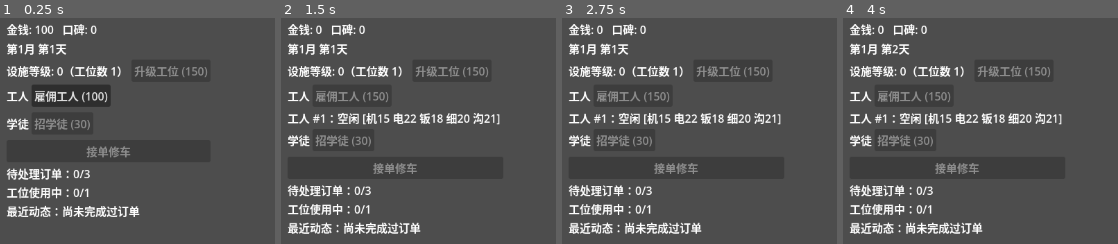
Above: before the commit, frames 1-4 (left to right).
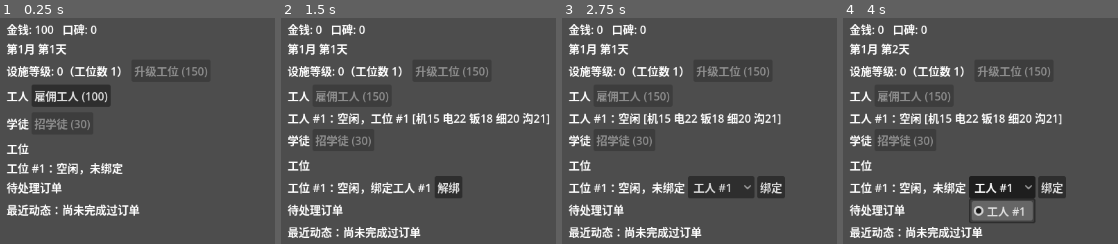
Above: after the commit, the same moments.

Repository: XinLiucc/cocos-game-project
Game: Godot game, scene res://scenes/Main.tscn
Same seed, same stepped clock (60 frames per second), same inputs: the game is played once before the commit and once after it.
Inputs (mouse positions are in pixels of both pictures, inside the frame that each line leads up to):
- Up to frame 1 (0.25 s): no input
- Up to frame 2 (1.5 s): click "雇佣工人 (100)" at 0.5 s; click (490, 187) at 1.25 s, where only the run after the commit has a clickable "绑定"
- Up to frame 3 (2.75 s): click (729, 187) at 2 s, where only the run after the commit has a clickable "解绑"
- Up to frame 4 (4 s): click (1002, 187) at 2.75 s, where only the run after the commit has a clickable "工人 #1"; tap Enter at 3.5 s; move the mouse to (outside the picture) at 3.52 s; hold D from 3.53 s (still down); tap B at 3.6 s; click (outside the picture) at 3.67 s; tap Space at 3.77 s

The runs differ from the first frame. In frame 1, 4.7% of the frame differs, in the area x 2-51%, y 55-89%; in frame 2, 7.8%; in frame 3, 7.5%; in frame 4, 10%, in the area x 2-82%, y 62-98%.

Commit message:
Make repair stations selectable entities with per-order assignment
Replace the single always-disabled repair button (which only let one
job run at a time and gave no control over which order or station)
with stations as visible, bindable entities: workers bind to a
specific station persistently (bind_worker_station/unbind_worker_station,
same pattern as mentor binding), and each pending order gets its own
row with a picker over currently-idle stations plus an assign button.
Job dicts now carry a station_id so a station's in-progress display
survives an unbind mid-job without affecting the worker's own busy
state or the job's completion payout.

Verified live via godot-mcp: bind/unbind, targeted per-order station
assignment, and (using game_time_scale to slow the clock) genuine
concurrent job execution across two stations, which was the real fix
for the "feels like only one order at a time" complaint.

Diff:
--- a/car_repair_shop/scenes/Main.tscn
+++ b/car_repair_shop/scenes/Main.tscn
@@ -58,11 +58,27 @@
 [node name="ApprenticeListContainer" type="VBoxContainer" parent="UI" unique_id=1219550046]
 layout_mode = 2
 
-[node name="RepairButton" type="Button" parent="UI" unique_id=810011311]
+[node name="StationHeaderRow" type="HBoxContainer" parent="UI" unique_id=2042143425]
 layout_mode = 2
-text = "接单修车"
 
-[node name="OrderLabel" type="Label" parent="UI" unique_id=484800525]
+[node name="StationHeaderLabel" type="Label" parent="UI/StationHeaderRow" unique_id=1467140987]
 layout_mode = 2
-text = "等待接单"
+text = "工位"
+
+[node name="StationListContainer" type="VBoxContainer" parent="UI" unique_id=1825845315]
+layout_mode = 2
+
+[node name="OrderHeaderRow" type="HBoxContainer" parent="UI" unique_id=968383375]
+layout_mode = 2
+
+[node name="OrderHeaderLabel" type="Label" parent="UI/OrderHeaderRow" unique_id=900966430]
+layout_mode = 2
+text = "待处理订单"
+
+[node name="OrderListContainer" type="VBoxContainer" parent="UI" unique_id=2022244783]
+layout_mode = 2
+
+[node name="ResultLabel" type="Label" parent="UI" unique_id=2033812124]
+layout_mode = 2
+text = "最近动态：尚未完成过订单"
 autowrap_mode = 3
--- a/car_repair_shop/scripts/GameState.gd
+++ b/car_repair_shop/scripts/GameState.gd
@@ -6,6 +6,7 @@
 signal day_changed(new_day: int)
 signal month_changed(new_month: int)
 signal employees_changed()
+signal stations_changed()
 
 # 占位数值：招人机制还没细化，这里先用一个简单的递增费用代替
 const BASE_HIRE_COST := 100
@@ -78,6 +79,12 @@
 var employees: Array[Dictionary] = []
 var _next_employee_id: int = 1
 
+# 2026-08-15：工位从"设施等级决定的纯数字"变成可见实体，工人要绑定到具体工位才能接单——
+# 参考带教的"标准关系优于一次性动作"模式，绑一次持续生效，不是每次手动选。
+# {id, worker_id: -1 表示未绑定}。工位只会随设施升级增多，不会减少，不需要删除逻辑
+var stations: Array[Dictionary] = []
+var _next_station_id: int = 1
+
 var _day_timer: Timer
 
 
@@ -87,6 +94,7 @@
 	_day_timer.autostart = true
 	_day_timer.timeout.connect(_on_day_tick)
 	add_child(_day_timer)
+	_sync_station_count()
 
 
 func _on_day_tick() -> void:
@@ -209,6 +217,7 @@
 	facility_level += 1
 	money_changed.emit(money)
 	facility_level_changed.emit(facility_level)
+	_sync_station_count()
 	return true
 
 
@@ -218,6 +227,64 @@
 
 func station_count() -> int:
 	return BASE_STATION_COUNT + STATION_PER_FACILITY_LEVEL * facility_level
+
+
+func _sync_station_count() -> void:
+	var target := station_count()
+	while stations.size() < target:
+		stations.append({"id": _next_station_id, "worker_id": -1})
+		_next_station_id += 1
+	stations_changed.emit()
+
+
+func get_station(id: int) -> Dictionary:
+	for s in stations:
+		if s["id"] == id:
+			return s
+	return {}
+
+
+func station_of_worker(worker_id: int) -> int:
+	for s in stations:
+		if s["worker_id"] == worker_id:
+			return s["id"]
+	return -1
+
+
+func bound_worker_ids() -> Array:
+	return stations.filter(func(s: Dictionary) -> bool: return s["worker_id"] != -1) \
+		.map(func(s: Dictionary) -> int: return s["worker_id"])
+
+
+# 每个工人同时只能绑一个工位：绑到新工位时，先把这个工人从原工位那解绑
+func bind_worker_station(worker_id: int, station_id: int) -> bool:
+	var worker := get_employee(worker_id)
+	var station := get_station(station_id)
+	if worker.is_empty() or worker["kind"] != "worker" or station.is_empty():
+		return false
+	for s in stations:
+		if s["worker_id"] == worker_id:
+			s["worker_id"] = -1
+	station["worker_id"] = worker_id
+	stations_changed.emit()
+	return true
+
+
+func unbind_worker_station(station_id: int) -> void:
+	var station := get_station(station_id)
+	if station.is_empty():
+		return
+	station["worker_id"] = -1
+	stations_changed.emit()
+
+
+# 有工人绑定、且该工人当前空闲，才算能接新单的工位
+func idle_stations() -> Array[Dictionary]:
+	return stations.filter(func(s: Dictionary) -> bool:
+		if s["worker_id"] == -1:
+			return false
+		var w := get_employee(s["worker_id"])
+		return not w.is_empty() and not w["busy"])
 
 
 func next_apprentice_hire_cost() -> int:
--- a/car_repair_shop/scripts/Main.gd
+++ b/car_repair_shop/scripts/Main.gd
@@ -30,8 +30,6 @@
 }
 
 @onready var money_label: Label = $UI/MoneyLabel
-@onready var order_label: Label = $UI/OrderLabel
-@onready var repair_button: Button = $UI/RepairButton
 @onready var facility_label: Label = $UI/FacilityRow/FacilityLabel
 @onready var upgrade_button: Button = $UI/FacilityRow/UpgradeButton
 @onready var day_label: Label = $UI/DayLabel
@@ -39,9 +37,12 @@
 @onready var worker_list_container: VBoxContainer = $UI/WorkerListContainer
 @onready var hire_apprentice_button: Button = $UI/ApprenticeHeaderRow/HireApprenticeButton
 @onready var apprentice_list_container: VBoxContainer = $UI/ApprenticeListContainer
+@onready var station_list_container: VBoxContainer = $UI/StationListContainer
+@onready var order_list_container: VBoxContainer = $UI/OrderListContainer
+@onready var result_label: Label = $UI/ResultLabel
 @onready var game_state: Node = get_node("/root/GameState")
 
-# 每个工位一个进行中任务：{"order": Resource, "timer": Timer, "employee_id": int}
+# 每个工位一个进行中任务：{"order": Resource, "timer": Timer, "employee_id": int, "station_id": int}
 var active_jobs: Array[Dictionary] = []
 # 每个学徒最多一个进行中实习：{"order": Resource, "timer": Timer, "employee_id": int}
 var active_practices: Array[Dictionary] = []
@@ -57,6 +58,10 @@
 # 随便更新不会有排版开销。数组下标与 game_state.workers()/apprentices() 的返回顺序一一对应
 var _worker_rows: Array[Dictionary] = []
 var _apprentice_rows: Array[Dictionary] = []
+# 工位同工人/学徒一样只增不减，下标复用；待处理订单队列长度不超过 QUEUE_CAPACITY，
+# 预先建好固定数量的行、按下标复用，不用的行隐藏即可，不需要动态增删节点
+var _station_rows: Array[Dictionary] = []
+var _order_rows: Array[Dictionary] = []
 # 单次操作里 game_state 信号可能连环触发好几次 _update_all()（比如接单要连续
 # set_employee_busy 师傅+学徒两次），改成只打脏标记、_process() 里每帧最多重建一次列表，
 # 避免一次点击引发好几倍的列表重建（这是"点接单修车卡顿"的根因）
@@ -69,7 +74,6 @@
 	order_spawn_timer.autostart = true
 	order_spawn_timer.timeout.connect(_on_order_spawn_timer_timeout)
 	add_child(order_spawn_timer)
-	repair_button.pressed.connect(_on_repair_button_pressed)
 	hire_button.pressed.connect(_on_hire_button_pressed)
 	upgrade_button.pressed.connect(_on_upgrade_button_pressed)
 	hire_apprentice_button.pressed.connect(_on_hire_apprentice_button_pressed)
@@ -79,11 +83,14 @@
 	game_state.day_changed.connect(_on_int_state_changed)
 	game_state.month_changed.connect(_on_int_state_changed)
 	game_state.employees_changed.connect(_on_employees_changed)
+	game_state.stations_changed.connect(_on_stations_changed)
+	for i in range(QUEUE_CAPACITY):
+		_order_rows.append(_create_order_row())
 	_update_all()
 
 
 func _process(_delta: float) -> void:
-	_update_order_label()
+	_update_dynamic_texts()
 	if _ui_dirty:
 		_update_all()
 		_ui_dirty = false
@@ -93,13 +100,16 @@
 	return ORDER_TYPES.filter(func(o: Resource) -> bool: return game_state.reputation >= o.min_reputation)
 
 
-func _can_start_job() -> bool:
-	return active_jobs.size() < game_state.station_count() and not game_state.idle_workers().is_empty()
-
-
 func _find_by_employee(jobs: Array[Dictionary], employee_id: int) -> Dictionary:
 	for j in jobs:
 		if j["employee_id"] == employee_id:
+			return j
+	return {}
+
+
+func _find_job_by_station(station_id: int) -> Dictionary:
+	for j in active_jobs:
+		if j.get("station_id", -1) == station_id:
 			return j
 	return {}
 
@@ -129,11 +139,20 @@
 	_ui_dirty = true
 
 
-func _on_repair_button_pressed() -> void:
-	if not _can_start_job() or pending_orders.is_empty():
-		return
-	var worker: Dictionary = game_state.idle_workers()[0]
-	var pending: Dictionary = pending_orders[0]
+func _on_assign_order_pressed(pending: Dictionary, station_option: OptionButton) -> void:
+	if not pending_orders.has(pending) or station_option.selected < 0:
+		return
+	var station_id: int = station_option.get_item_metadata(station_option.selected)
+	var station: Dictionary = game_state.get_station(station_id)
+	if station.is_empty() or station["worker_id"] == -1:
+		return
+	var worker: Dictionary = game_state.get_employee(station["worker_id"])
+	if worker.is_empty() or worker["busy"]:
+		return
+	_start_job(station_id, worker, pending)
+
+
+func _start_job(station_id: int, worker: Dictionary, pending: Dictionary) -> void:
 	pending_orders.erase(pending)
 	(pending["timer"] as Timer).queue_free()
 	var order: Resource = pending["order"]
@@ -152,7 +171,10 @@
 	if apprentice_id != -1:
 		timer.wait_time *= (1.0 - game_state.MENTOR_TIME_REDUCTION_RATIO)
 	add_child(timer)
-	var job := {"order": order, "timer": timer, "employee_id": worker["id"], "apprentice_id": apprentice_id}
+	var job := {
+		"order": order, "timer": timer, "employee_id": worker["id"],
+		"apprentice_id": apprentice_id, "station_id": station_id,
+	}
 	timer.timeout.connect(_on_job_complete.bind(job))
 	active_jobs.append(job)
 	game_state.set_employee_busy(worker["id"], true)
@@ -204,6 +226,19 @@
 	_ui_dirty = true
 
 
+func _on_bind_station_pressed(station_id: int, worker_option: OptionButton) -> void:
+	if worker_option.selected < 0:
+		return
+	var worker_id: int = worker_option.get_item_metadata(worker_option.selected)
+	game_state.bind_worker_station(worker_id, station_id)
+	_ui_dirty = true
+
+
+func _on_unbind_station_pressed(station_id: int) -> void:
+	game_state.unbind_worker_station(station_id)
+	_ui_dirty = true
+
+
 func _on_allocate_button_pressed(apprentice_id: int, attribute_key: String) -> void:
 	game_state.allocate_attribute_point(apprentice_id, attribute_key)
 	_ui_dirty = true
@@ -293,20 +328,48 @@
 	_ui_dirty = true
 
 
-func _update_order_label() -> void:
-	var lines: Array[String] = []
-	lines.append("待处理订单：%d/%d" % [pending_orders.size(), QUEUE_CAPACITY])
-	for pending in pending_orders:
-		var order: Resource = pending["order"]
-		var timer: Timer = pending["timer"]
-		lines.append("- %s 剩余 %.1fs（超时流失）" % [order.car_name, timer.time_left])
-	lines.append("工位使用中：%d/%d" % [active_jobs.size(), game_state.station_count()])
-	for job in active_jobs:
+func _on_stations_changed() -> void:
+	_ui_dirty = true
+
+
+func _station_status_text(station: Dictionary) -> String:
+	var worker_id: int = station["worker_id"]
+	var bound_text := "，绑定工人 #%d" % worker_id if worker_id != -1 else "，未绑定"
+	var job := _find_job_by_station(station["id"])
+	var status_text := "空闲"
+	if not job.is_empty():
 		var order: Resource = job["order"]
 		var timer: Timer = job["timer"]
-		lines.append("- %s 剩余 %.1fs" % [order.car_name, timer.time_left])
-	lines.append("最近动态：" + last_result_text)
-	order_label.text = "\n".join(lines)
+		status_text = "工作中（%s 剩余 %.1fs）" % [order.car_name, timer.time_left]
+	return "工位 #%d：%s%s" % [station["id"], status_text, bound_text]
+
+
+# 倒计时文字每帧都在变，但只是给已存在的常驻 Label 重设 .text（不新建节点），
+# 实测这个开销可以忽略（~26 微秒级），不需要挂在 _ui_dirty 脏标记后面
+func _update_dynamic_texts() -> void:
+	for i in range(QUEUE_CAPACITY):
+		var entry: Dictionary = _order_rows[i]
+		var row: HBoxContainer = entry["row"]
+		if i < pending_orders.size():
+			row.visible = true
+			var pending: Dictionary = pending_orders[i]
+			var order: Resource = pending["order"]
+			var timer: Timer = pending["timer"]
+			var text := "%d. %s 剩余 %.1fs" % [i + 1, order.car_name, timer.time_left]
+			var label: Label = entry["label"]
+			if label.text != text:
+				label.text = text
+		else:
+			row.visible = false
+
+	for i in range(_station_rows.size()):
+		if i >= game_state.stations.size():
+			break
+		var entry: Dictionary = _station_rows[i]
+		var text := _station_status_text(game_state.stations[i])
+		var label: Label = entry["label"]
+		if label.text != text:
+			label.text = text
 
 
 func _format_attributes(attrs: Dictionary) -> String:
@@ -373,7 +436,10 @@
 		var mentor_id: int = w.get("mentor_apprentice_id", -1)
 		var mentor_text := "，带教学徒 #%d" % mentor_id if mentor_id != -1 else ""
 
-		var new_text := "工人 #%d：%s%s [%s]" % [w["id"], status_text, mentor_text, _format_attributes(w["attributes"])]
+		var station_id: int = game_state.station_of_worker(w["id"])
+		var station_text := "，工位 #%d" % station_id if station_id != -1 else ""
+
+		var new_text := "工人 #%d：%s%s%s [%s]" % [w["id"], status_text, station_text, mentor_text, _format_attributes(w["attributes"])]
 		var label: Label = entry["label"]
 		if label.text != new_text:
 			label.text = new_text
@@ -504,13 +570,118 @@
 	facility_label.text = "设施等级: %d（工位数 %d）" % [game_state.facility_level, game_state.station_count()]
 	upgrade_button.text = "升级工位 (%d)" % game_state.next_upgrade_cost()
 	upgrade_button.disabled = game_state.money < game_state.next_upgrade_cost()
-	repair_button.disabled = not _can_start_job() or pending_orders.is_empty()
 	day_label.text = "第%d月 第%d天" % [game_state.month, game_state.day]
 	hire_apprentice_button.text = "招学徒 (%d)" % game_state.next_apprentice_hire_cost()
 	hire_apprentice_button.disabled = not game_state.can_hire_apprentice()
+	var result_text := "最近动态：" + last_result_text
+	if result_label.text != result_text:
+		result_label.text = result_text
+
+
+func _create_order_row() -> Dictionary:
+	var row := HBoxContainer.new()
+	var status_label := Label.new()
+	row.add_child(status_label)
+	var action_container := HBoxContainer.new()
+	row.add_child(action_container)
+	order_list_container.add_child(row)
+	return {
+		"row": row, "label": status_label, "action_container": action_container,
+		"cached_pending": {}, "cached_idle_station_ids": [-2],
+	}
+
+
+func _rebuild_order_action_widgets(entry: Dictionary, pending: Dictionary, idle_station_ids: Array) -> void:
+	var action_container: HBoxContainer = entry["action_container"]
+	for child in action_container.get_children():
+		child.queue_free()
+	if not pending.is_empty():
+		if idle_station_ids.is_empty():
+			var hint_label := Label.new()
+			hint_label.text = "无可用工位"
+			action_container.add_child(hint_label)
+		else:
+			var station_option := OptionButton.new()
+			for s_id in idle_station_ids:
+				station_option.add_item("工位 #%d" % s_id)
+				station_option.set_item_metadata(station_option.item_count - 1, s_id)
+			action_container.add_child(station_option)
+
+			var assign_button := Button.new()
+			assign_button.text = "分配"
+			assign_button.pressed.connect(_on_assign_order_pressed.bind(pending, station_option))
+			action_container.add_child(assign_button)
+	entry["cached_pending"] = pending
+	entry["cached_idle_station_ids"] = idle_station_ids
+
+
+func _update_pending_order_list() -> void:
+	var idle_station_ids: Array = game_state.idle_stations().map(func(s: Dictionary) -> int: return s["id"])
+	for i in range(QUEUE_CAPACITY):
+		var entry: Dictionary = _order_rows[i]
+		var pending: Dictionary = pending_orders[i] if i < pending_orders.size() else {}
+		if pending != entry["cached_pending"] or idle_station_ids != entry["cached_idle_station_ids"]:
+			_rebuild_order_action_widgets(entry, pending, idle_station_ids)
+
+
+func _rebuild_station_action_widgets(entry: Dictionary, station_id: int, worker_id: int, available_worker_ids: Array) -> void:
+	var action_container: HBoxContainer = entry["action_container"]
+	for child in action_container.get_children():
+		child.queue_free()
+	if worker_id != -1:
+		var unbind_button := Button.new()
+		unbind_button.text = "解绑"
+		unbind_button.pressed.connect(_on_unbind_station_pressed.bind(station_id))
+		action_container.add_child(unbind_button)
+	elif not available_worker_ids.is_empty():
+		var worker_option := OptionButton.new()
+		for w_id in available_worker_ids:
+			worker_option.add_item("工人 #%d" % w_id)
+			worker_option.set_item_metadata(worker_option.item_count - 1, w_id)
+		action_container.add_child(worker_option)
+
+		var bind_button := Button.new()
+		bind_button.text = "绑定"
+		bind_button.pressed.connect(_on_bind_station_pressed.bind(station_id, worker_option))
+		action_container.add_child(bind_button)
+	entry["bound_worker_id"] = worker_id
+	entry["available_worker_ids"] = available_worker_ids
+
+
+func _update_station_list() -> void:
+	var bound_worker_ids: Array = game_state.bound_worker_ids()
+	for i in range(game_state.stations.size()):
+		var s: Dictionary = game_state.stations[i]
+		var entry: Dictionary
+		if i < _station_rows.size():
+			entry = _station_rows[i]
+		else:
+			var row := HBoxContainer.new()
+			var label := Label.new()
+			row.add_child(label)
+			var action_container := HBoxContainer.new()
+			row.add_child(action_container)
+			entry = {
+				"row": row, "label": label, "action_container": action_container,
+				"bound_worker_id": -2, "available_worker_ids": [-2],
+			}
+			_station_rows.append(entry)
+			station_list_container.add_child(row)
+
+		var worker_id: int = s["worker_id"]
+		var available_worker_ids: Array = []
+		if worker_id == -1:
+			for w in game_state.workers():
+				if not bound_worker_ids.has(w["id"]):
+					available_worker_ids.append(w["id"])
+
+		if worker_id != entry["bound_worker_id"] or available_worker_ids != entry["available_worker_ids"]:
+			_rebuild_station_action_widgets(entry, s["id"], worker_id, available_worker_ids)
 
 
 func _update_all() -> void:
 	_update_labels()
 	_update_worker_list()
 	_update_apprentice_list()
+	_update_station_list()
+	_update_pending_order_list()
